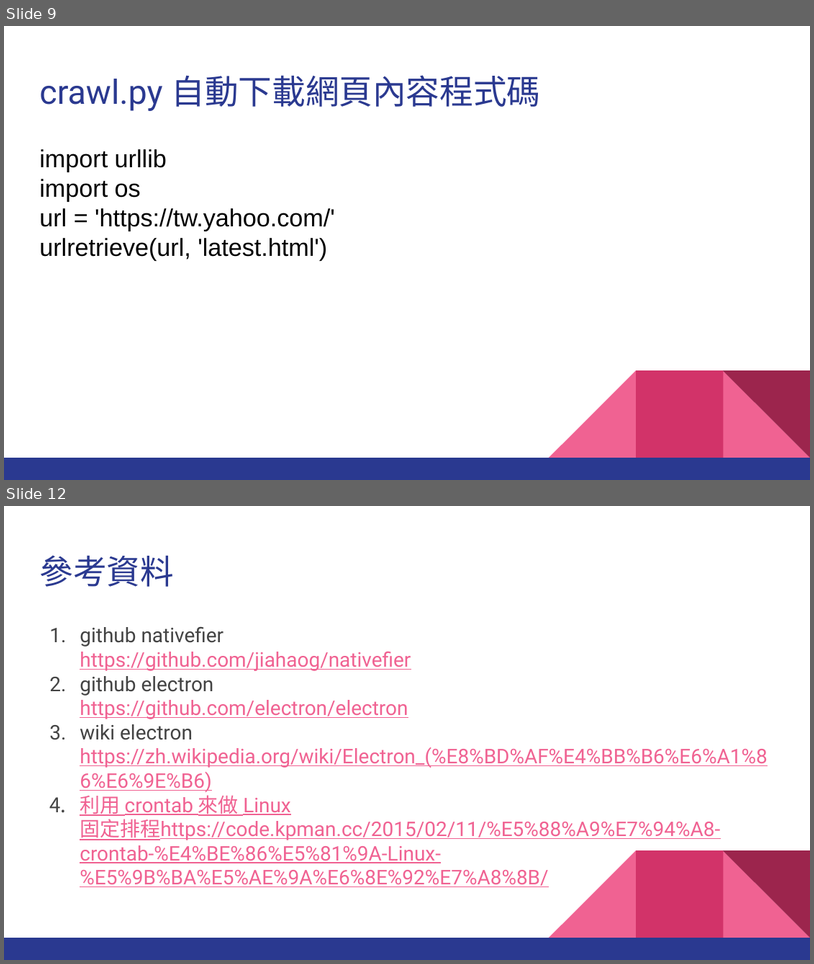
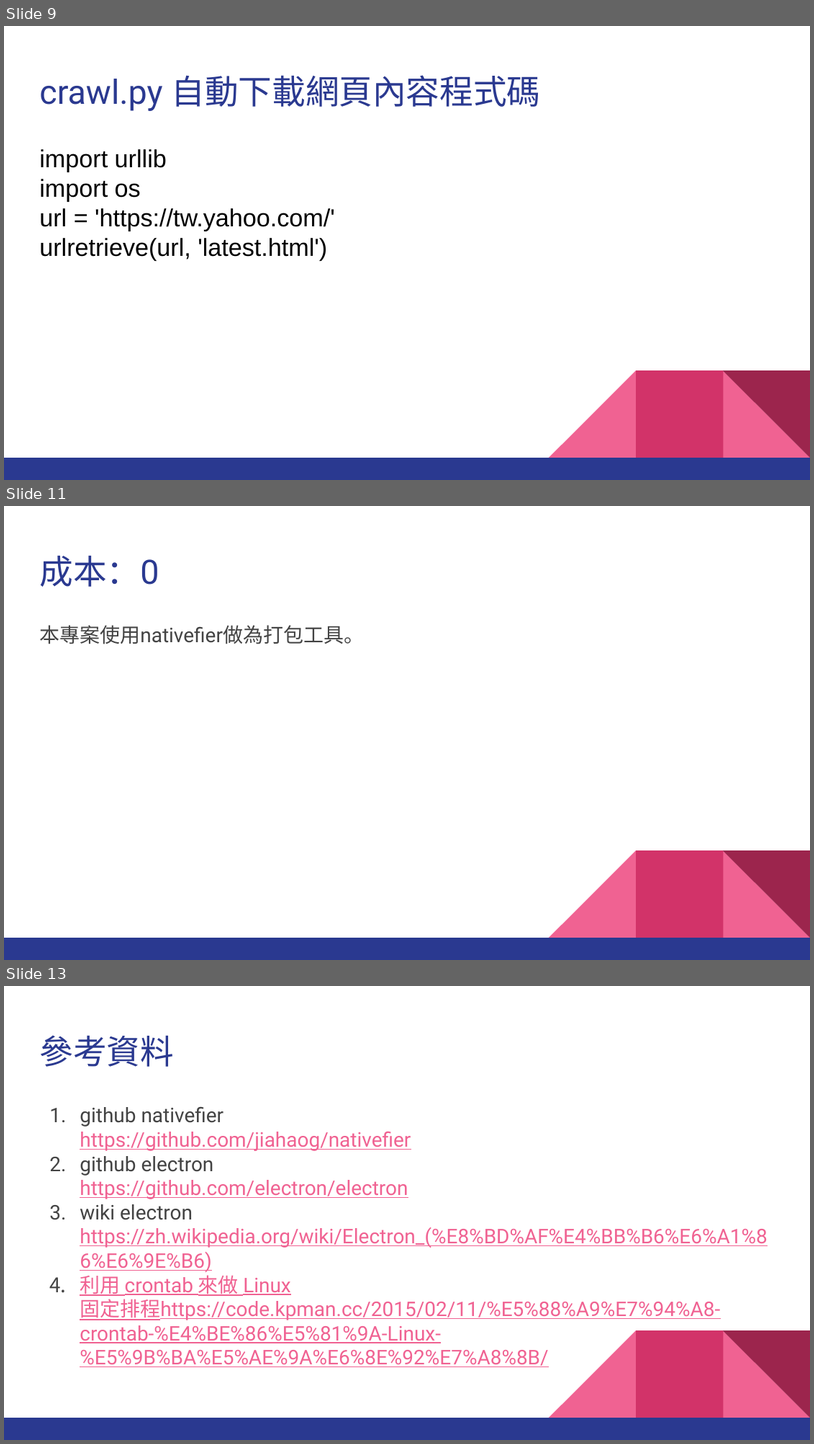
Before and after one commit to johnwang888/nativefier, a slide deck: nativefier跨平台桌面應用程式服務.odp. Shown one above the other, each under a label of ours: slides 9 and 12 before the commit, slides 9, 11 and 13 after it; the slides between them are not shown. The pictures are 814x964 and 814x1444 pixels, drawn with LibreOffice and Linux fonts; fonts in the diff are those of the drawing. Boxes give left, top, right and bottom in pixels: in the first picture for what was removed or moved away, otherwise in the second. Text is boxed around its words. In the diff, an @@ line names an element or a change of style, - is before the commit and + after.

```diff
--- a/nativefier跨平台桌面應用程式服務.odp
+++ b/nativefier跨平台桌面應用程式服務.odp
@@ slide 11 added at [4, 506, 810, 960], background #FFFFFF; not listed: 5 template elements that a slide beside it also shows @@
@@ title added at [39, 556, 159, 587], 30 pt, text #2A3990 @@
+成本：0
@@ text added at [39, 625, 364, 644], 18 pt, text #434343 @@
+本專案使用nativefier做為打包工具。
@@ what was slide 12 is now slide 13 @@
```
Also in this commit, not shown: 4 slides changed.
